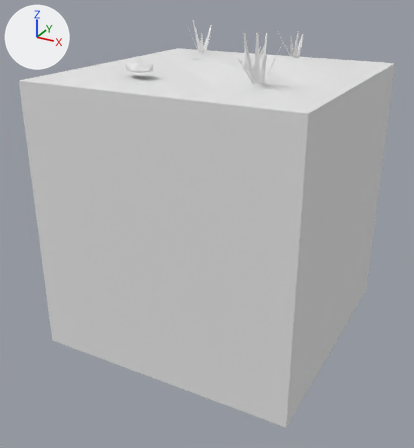
Two versions of the FBX model Assets/Tiles/Blend/Blend Sand Grass 0.fbx, one commit apart.
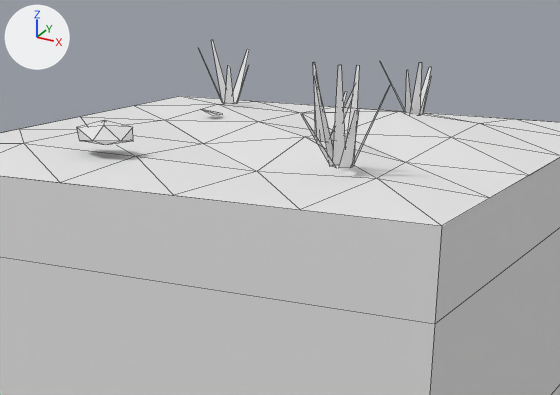
Old and new are each drawn whole from a camera (50 mm lens) standing at (1.94, -3.77, 1.7) and looking at (-0.04, -0.17, -0.1) and again close up on the part from 21% to 89% of the width and 0% to 44% of the height. The axes (+X, +Y, +Z) are drawn at upper left. The lights are the same throughout. The older version's two pictures come first. The close-ups show mesh edges as thin lines. Where no turn or scale is listed for an object, it has been applied to the vertices. Vertices at exactly the same position are counted once.

Names of what the first close-up shows: 'Blend Sand Grass 0'.
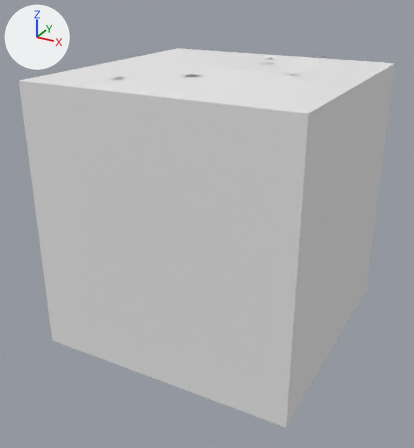
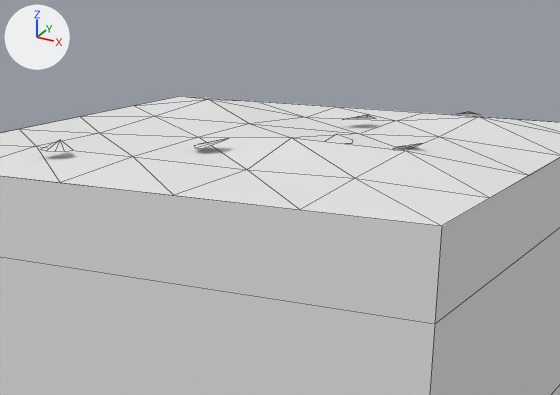
What differs and where, as boxes [x1, y1, x2, y2] in the close-ups (560 x 395 px; the box of a moved part takes in the faces that stretch with it):
'Blend Sand Grass 0', reshaped
    before: [0, 40, 560, 395]
    after: [0, 96, 560, 395]
part 1 of me_blend_sand_grass_0, moved or reshaped
    before: [202, 109, 222, 116]
    after: [394, 143, 422, 149]
part 2 of me_blend_sand_grass_0, added
    after: [195, 138, 229, 149]
part 3 of me_blend_sand_grass_0, added
    after: [41, 140, 72, 151]
part 4 of me_blend_sand_grass_0, deleted
    before: [77, 40, 432, 168]
part 5 of me_blend_sand_grass_0, moved or reshaped
    before: [0, 62, 560, 226]
    after: [0, 96, 560, 226]

The edits, one by one:
me_blend_sand_grass_0 is used by ob_blend_sand_grass_0; location (0.0, 0.0, 0.0).
me_blend_sand_grass_0 had 150 vertices, 108 faces and spanned x -1.0..1.0, y -1.0..1.0, z -1.0..1.38.
me_blend_sand_grass_0 now has 83 vertices, 84 faces and spans x -1.0..1.0, y -1.0..1.0, z -1.0..1.12.
me_blend_sand_grass_0 part 1: the loose piece of 6 vertices spanning x -0.45..-0.36, y 0.22..0.31, z 1.09..1.11 is turned 153.4 degrees about the z axis through its middle and scaled by 1.22, then moved by (0.98, -0.42, 0.0).
me_blend_sand_grass_0 part 2: the loose piece of 6 vertices spanning x -0.45..-0.36, y 0.22..0.31, z 1.09..1.11 is copied, and the copy is scaled about its middle by (-1.36, -1.35, 1.36), then moved by (0.39, -0.69, 0.0); it spans x -0.08..0.04, y -0.48..-0.37, z 1.09..1.12.
me_blend_sand_grass_0 part 3: the loose piece of 6 vertices spanning x -0.45..-0.36, y 0.22..0.31, z 1.09..1.11 is copied, and the copy is turned -80.3 degrees about the z axis through its middle and scaled by 1.18, then moved by (-0.02, -0.97, 0.0); it spans x -0.47..-0.37, y -0.76..-0.66, z 1.09..1.11.
me_blend_sand_grass_0 part 4: 21 loose pieces with 92 vertices, spanning x -0.64..0.65, y -0.69..0.74, z 1.09..1.38, are deleted.
Part 5, on me_blend_sand_grass_0:
1 vertex is removed from x 0.29, y 0.6, z 1.09.
1 face is deleted.
19 vertices move from x -0.64..0.64, y -0.62..0.64, z 1.05..1.29 to x -0.62..0.59, y -0.65..0.63, z 1.05..1.11.
8 vertices are added at x 0.11..0.38, y -0.19..0.41, z 1.09..1.12.
5 new faces join them.
Other edits to the shape of me_blend_sand_grass_0 do not show in these pictures.
